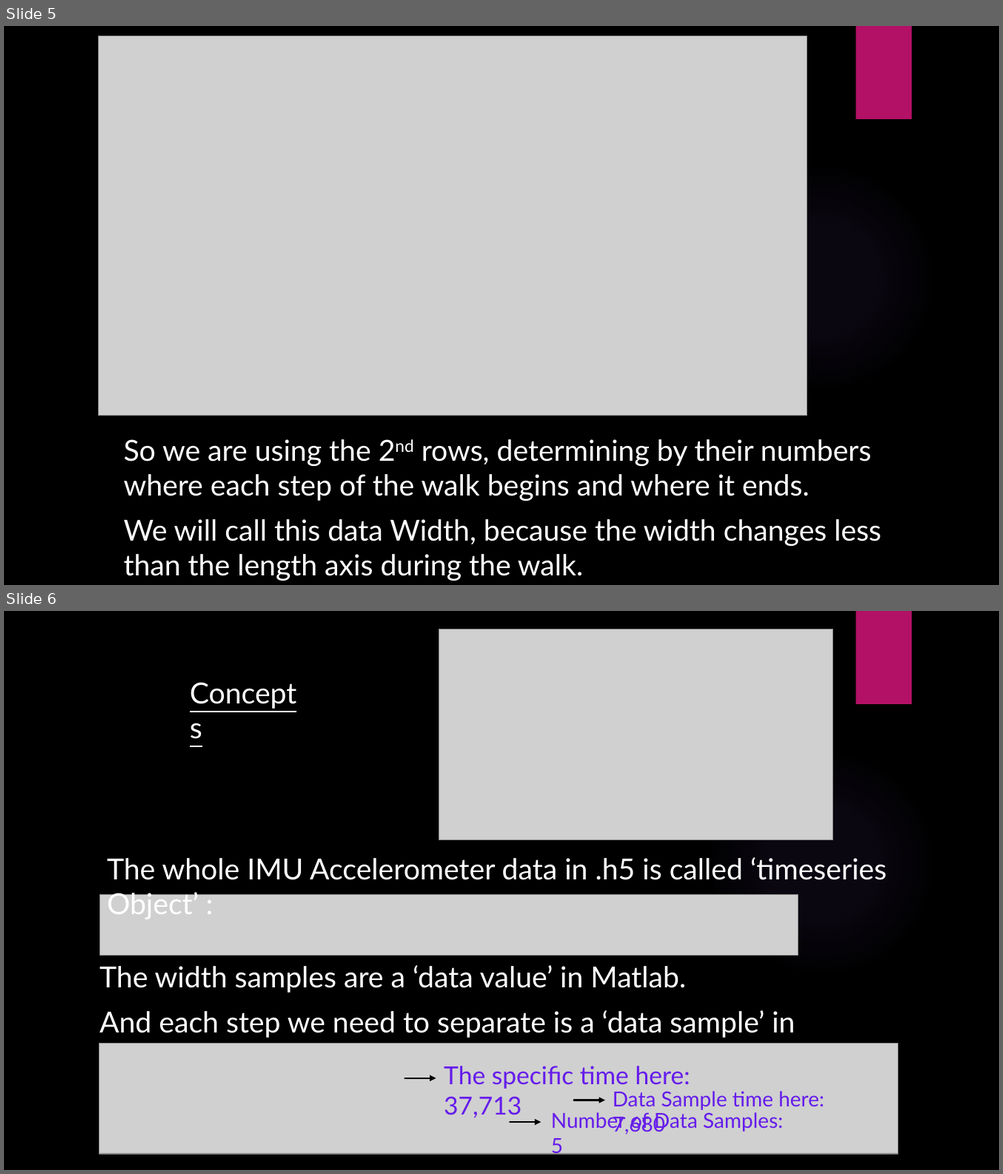
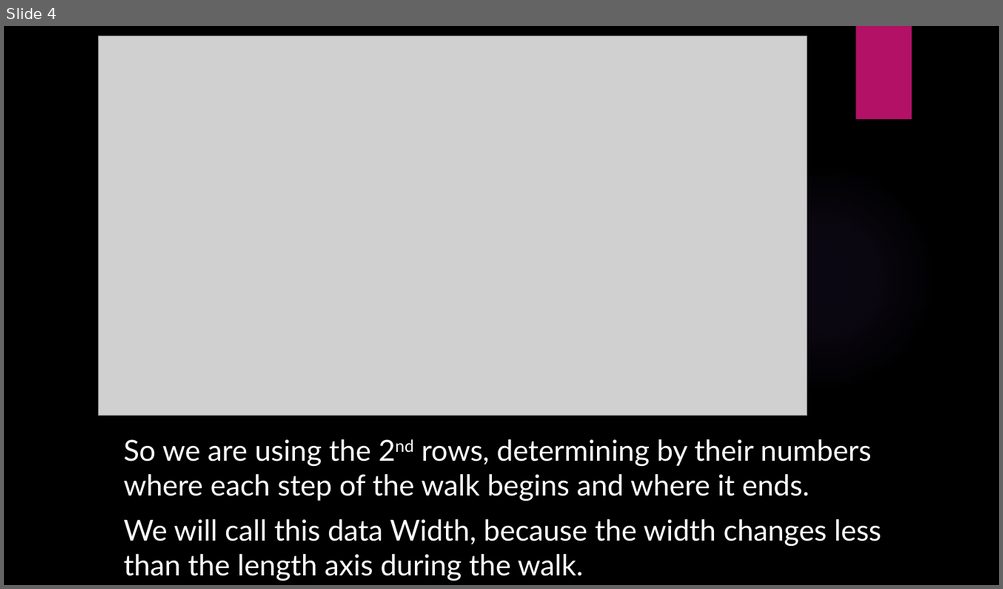
Before and after one commit to Omri110/Gyroscope-step-modeling--Matlab, a slide deck: Project_Presentation.pptx. Shown one above the other, each under a label of ours: slides 5 and 6 before the commit, slide 4 after it. The pictures are 1003x1174 and 1003x589 pixels, drawn with LibreOffice and Linux fonts; fonts in the diff are those of the drawing; grey boxes stand for pictures; background and template pictures are left out. Boxes give left, top, right and bottom in pixels: in the first picture for what was removed or moved away, otherwise in the second. Text is boxed around its words. In the diff, an @@ line names an element or a change of style, - is before the commit and + after.

Commit message:
project about IMU Data steps analyzing
project about IMU Data steps analyzing

```diff
--- a/Project_Presentation.pptx
+++ b/Project_Presentation.pptx
@@ slide 6 removed at <box>4,611,999,1170</box>, background picture (left out); not listed: 2 template elements that a slide beside it also shows @@
@@ picture removed at <box>439,629,833,840</box> @@
@@ text removed at <box>182,672,306,714</box> @@
-Concepts
@@ text removed at <box>107,857,886,920</box> @@
-The whole IMU Accelerometer data in .h5 is called ‘timeseries Object’ :
@@ picture removed at <box>99,895,798,956</box> @@
@@ text removed at <box>99,965,794,1044</box> @@
-The width samples are a ‘data value’ in Matlab.
-And each step we need to separate is a ‘data sample’ in Matlab :
@@ picture removed at <box>99,1044,898,1154</box> @@
@@ text removed at <box>444,1066,690,1119</box> @@
-The specific time here: 37,713
@@ arrow removed from (404, 1079) to (436, 1079) @@
@@ text removed at <box>612,1091,824,1135</box> @@
-Data Sample time here: 7,680
@@ text removed at <box>551,1113,782,1158</box> @@
-Number of Data Samples: 5
@@ arrow removed from (574, 1100) to (605, 1100) @@
@@ arrow removed from (510, 1123) to (541, 1123) @@
@@ what was slide 5 is now slide 4 @@
```
Also in this commit, not shown: 4 slides changed, 6 slides added, 2 other slides removed, 25 other files.
